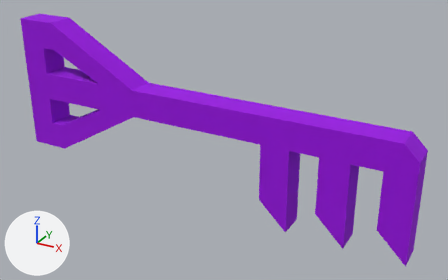
Two versions of the FBX model unity_project/Paper Box/Assets/Models/Items/Items.fbx_Key_30.fbx, one commit apart.
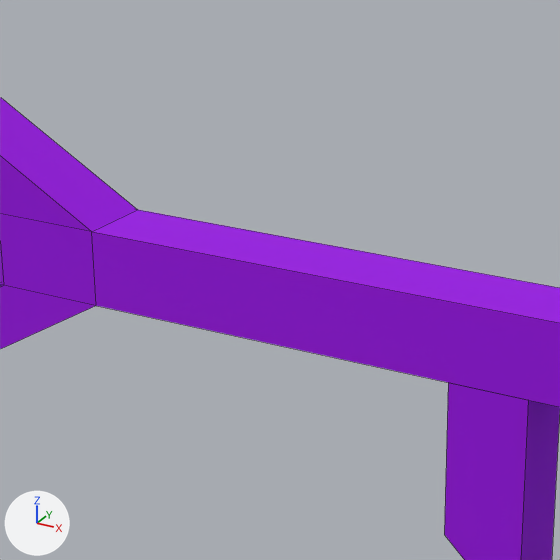
Each version appears first whole from a 50 mm lens placed at (5.256, -8.341, 0.153), pointed at (5.066, -7.996, -0.019), and next in a close-up on the part from 22% to 67% of the width and 3% to 74% of the height. The lights are fixed; the arrows at lower left show +X, +Y and +Z. The close-ups show mesh edges as thin lines. Vertices at the same position are counted once.

The first close-up shows 'Key 30'.
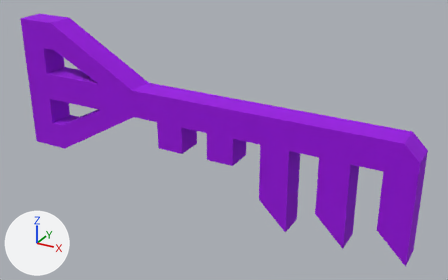
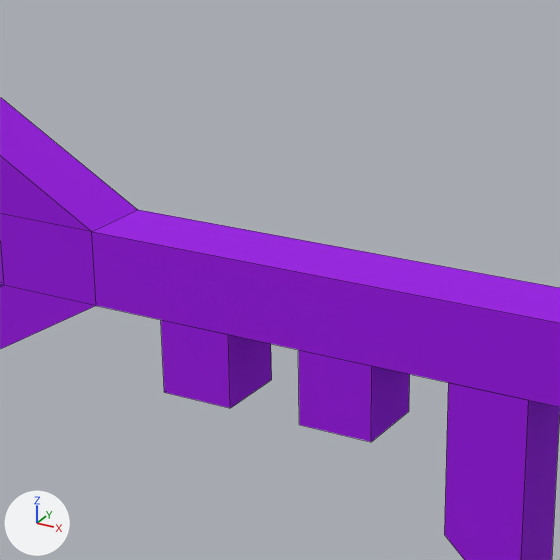
Location of each change, (x1, y1, x2, y2) in pixels of the close-ups (560 x 560 px):
part 1 of me_cube_093, added (purple): after (299, 350, 410, 442)
part 2 of me_cube_093, added (purple): after (161, 320, 272, 408)

The edits, one by one:
me_cube_093 has 60 vertices, 51 faces and spans x -0.1..0.2, y -0.01..0.01, z -0.07..0.05.
me_cube_093 is used by ob_key_30; location (5.0, -8.0, 0.0).
me_cube_093 part 1: a new loose piece, a box spanning x 0.06..0.08, y -0.01..0.01, z -0.03..-0.01, in mat_purple (purple #9a00e4).
me_cube_093 part 2: a new loose piece, a box spanning x 0.02..0.04, y -0.01..0.01, z -0.03..-0.01, in mat_purple (purple #9a00e4).
